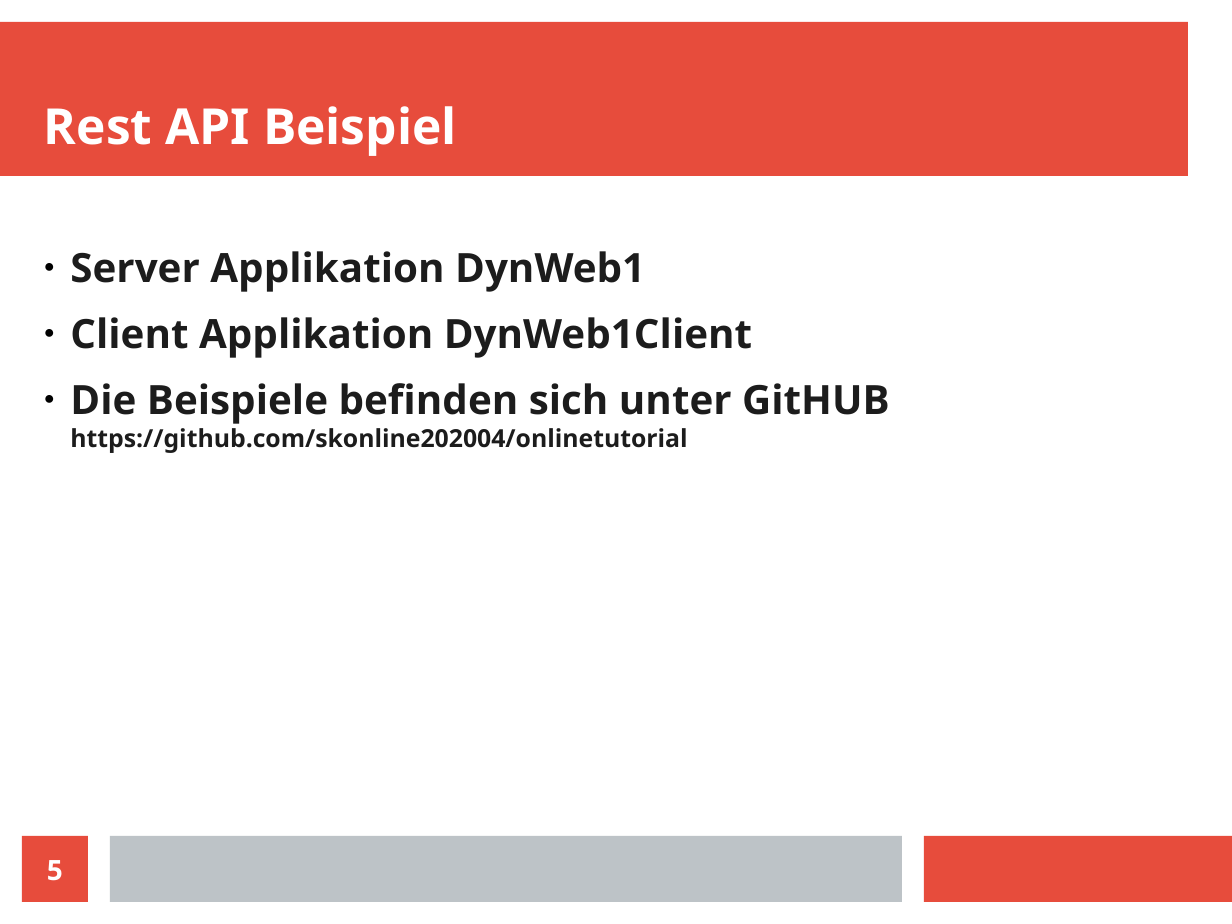
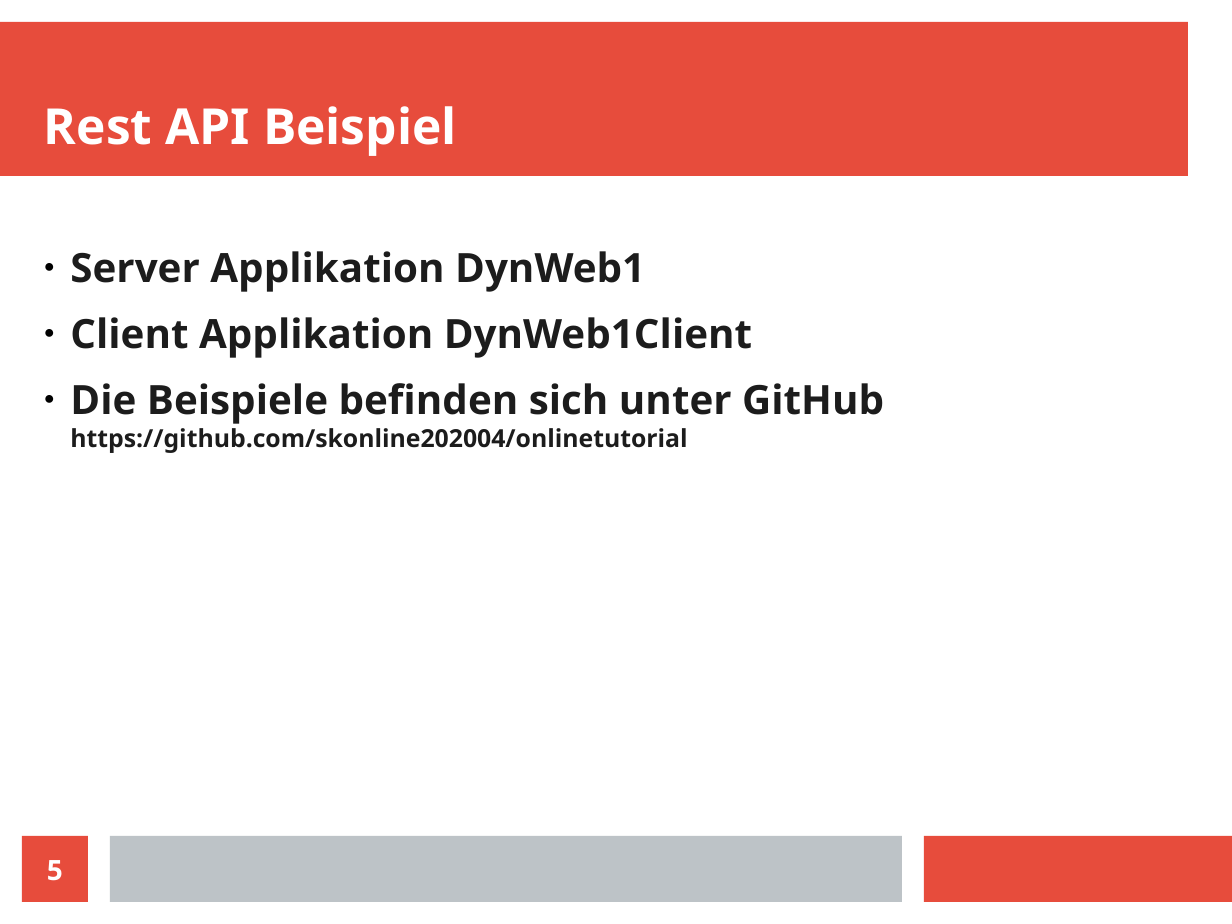
Before and after one commit to skonline202004/onlinetutorial, a slide deck: slide 5 of Themen.odp. Drawn at 1232x924 pixels with LibreOffice and Linux fonts; fonts in the diff are those of the drawing. Boxes give left, top, right and bottom in pixels: in the first picture for what was removed or moved away, otherwise in the second. Text is boxed around its words. In the diff, an @@ line names an element or a change of style, - is before the commit and + after.

```diff
--- a/Themen.odp
+++ b/Themen.odp
@@ text at (70,383,884,453): text changed @@
-● Die Beispiele befinden sich unter GitHUB
-  https://github.com/skonline202004/onlinetutorial
+● Die Beispiele befinden sich unter GitHub
+  https://github.com/skonline202004/onlinetutorial
```
Also in this commit, not shown: 1 other slide changed, 3 other files.
